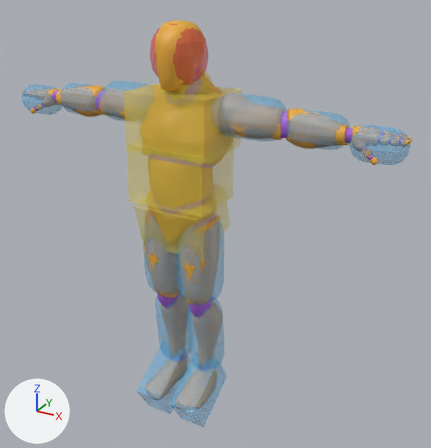
Before and after pictures for a commit that changed the glTF model assets/models/dummy_large.glb.
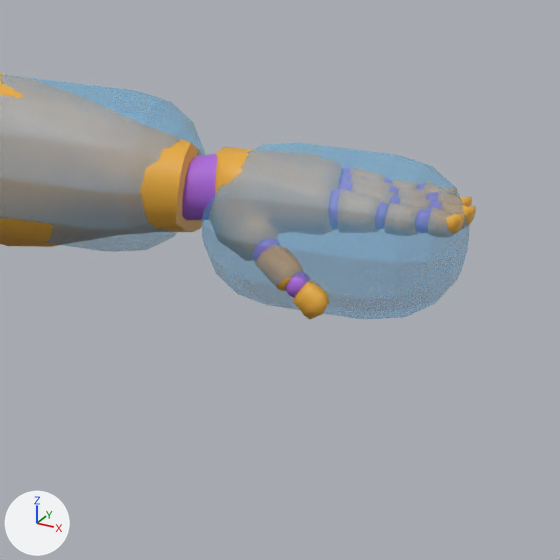
The first picture shows the older version from a 50 mm camera at (1.46, -2.32, 2.17) aimed at (0.13, 0.1, 0.96). The close-ups show the older and then the newer version on the part from 70% to 100% of the width and 21% to 49% of the height of that picture. Only the edits that show in the close-ups are written down. Arrows for +X, +Y and +Z are at lower left; the lights stay in place. Where no turn or scale is listed for an object, it has been applied to the vertices. Vertices at exactly the same position are counted once.

The older version as bpy lines, for what is in view:
```python
me_hb_limb_hand_l = bpy.data.meshes.new('HB_limb_hand_l')
me_hb_limb_hand_l.from_pydata(...)  # 98 vertices, 192 faces; spans x -0.121..0.121, y -0.078..0.078, z -0.078..0.078
me_hb_limb_hand_l.materials.append(mat_m_hitbox_limb)  # blue #59c4fd
me_hb_limb_lowerarm_l = bpy.data.meshes.new('HB_limb_lowerarm_l')
me_hb_limb_lowerarm_l.from_pydata(...)  # 98 vertices, 192 faces; spans x -0.141..0.141, y -0.081..0.081, z -0.08..0.08
me_hb_limb_lowerarm_l.materials.append(mat_m_hitbox_limb)  # blue #59c4fd
me_mannequin = bpy.data.meshes.new('Mannequin')
me_mannequin.from_pydata(...)  # 6994 vertices, 13743 faces; spans x -1.03..1.03, y -0.22..0.21, z -0.01..1.94
# faces by material slot: [5731, 8012]
me_mannequin.materials.append(mat_m_main)  # orange #e7aa3a
me_mannequin.materials.append(mat_m_joints)  # purple #aa66db
ob_hb_limb_hand_l = bpy.data.objects.new('HB_limb_hand_l', me_hb_limb_hand_l)
ob_hb_limb_hand_l.location = (0.909, 0.054, 1.493)
ob_hb_limb_lowerarm_l = bpy.data.objects.new('HB_limb_lowerarm_l', me_hb_limb_lowerarm_l)
ob_hb_limb_lowerarm_l.location = (0.636, 0.075, 1.517)
ob_mannequin = bpy.data.objects.new('Mannequin', me_mannequin)
ob_mannequin.location = (0.0, 0.0, 0.0)
```
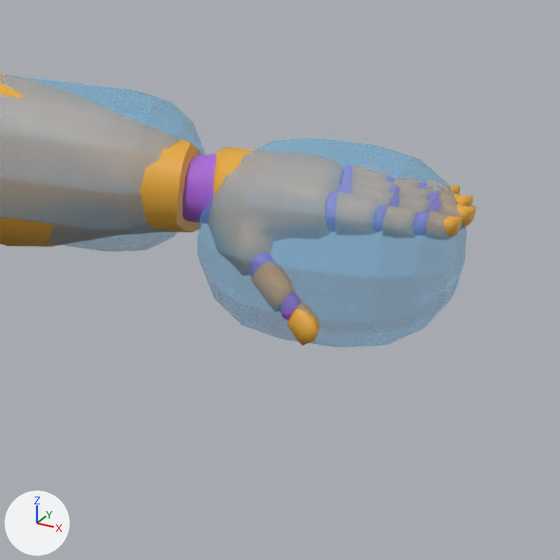
The edits, one by one:
me_mannequin has 6994 vertices, 13743 faces and spans x -1.03..1.03, y -0.22..0.21, z -0.01..1.94.
me_mannequin is used by ob_mannequin; location (0.0, 0.0, 0.0).
me_mannequin part 1: the loose piece of 34 vertices spanning x 0.85..0.9, y -0.02..0.02, z 1.45..1.49 is moved by (0.0, -0.02, -0.01).
me_mannequin part 2: the loose piece of 44 vertices spanning x 0.9..0.93, y -0.03..0.0, z 1.43..1.46 is moved by (0.0, -0.02, -0.02).
me_mannequin part 3: the loose piece of 44 vertices spanning x 1.0..1.03, y 0.02..0.05, z 1.51..1.53 is moved by (0.0, -0.01, 0.0).
me_mannequin part 4: the loose piece of 44 vertices spanning x 0.97..1.0, y 0.1..0.13, z 1.51..1.53 is moved by (0.0, 0.01, 0.0).
me_mannequin part 5: the loose piece of 134 vertices spanning x 0.89..0.91, y -0.02..0.0, z 1.44..1.47 is moved by (0.0, -0.02, -0.02).
me_mannequin part 6: 32 of the vertices in x 0.8..0.88, y 0.0..0.05, z 1.47..1.53 are moved by (0.0, -0.01, -0.01).
me_hb_limb_hand_l is used by ob_hb_limb_hand_l; location (0.909, 0.054, 1.493).
me_hb_limb_hand_l had 98 vertices, 192 faces and spanned x -0.121..0.121, y -0.078..0.078, z -0.078..0.078.
me_hb_limb_hand_l now has 98 vertices, 192 faces and spans x -0.121..0.121, y -0.096..0.096, z -0.096..0.096.
me_hb_limb_hand_l part 7: 96 of 98 vertices moved; they spanned x -0.116..0.116, y -0.078..0.078, z -0.078..0.078 and now span x -0.114..0.114, y -0.096..0.096, z -0.096..0.096; mean shift (0.0, 0.0, 0.0); largest move (-0.044, -0.067, -0.039) -> (-0.026, -0.083, -0.048).
Object 'HB_limb_hand_l' (ob_hb_limb_hand_l) moves from (0.909, 0.054, 1.493) to (0.909, 0.046, 1.484).

Pixel boxes [x1, y1, x2, y2] of what changed, in the close-ups (560 x 560 px; the box of a moved part takes in the faces that stretch with it):
'HB_limb_hand_l', reshaped, moved (18% taller)
    before: [202, 142, 470, 319]
    after: [197, 138, 467, 347]
'Mannequin', reshaped (mostly hidden)
    before: [0, 74, 476, 319]
    after: [0, 74, 476, 346]
part 1 of me_mannequin, moved or reshaped (not visible afterwards)
    before: [275, 277, 291, 291]
part 2 of me_mannequin, moved or reshaped
    before: [293, 282, 329, 319]
    after: [287, 309, 320, 346]
part 3 of me_mannequin, moved or reshaped
    before: [446, 214, 464, 233]
    after: [443, 216, 462, 236]
part 4 of me_mannequin, moved or reshaped (not visible before)
    after: [450, 185, 460, 195]
part 5 of me_mannequin, moved or reshaped (mostly hidden afterwards)
    before: [286, 278, 307, 298]
    after: [283, 309, 294, 320]
part 6 of me_mannequin, moved or reshaped
    before: [182, 171, 242, 220]
    after: [183, 175, 227, 223]
